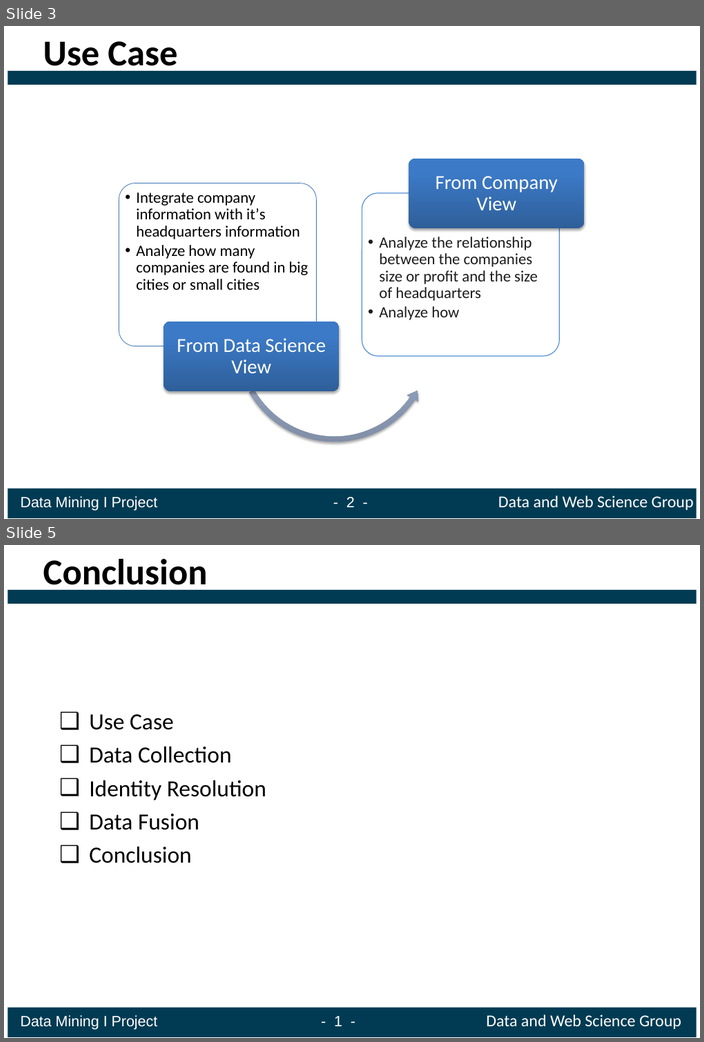
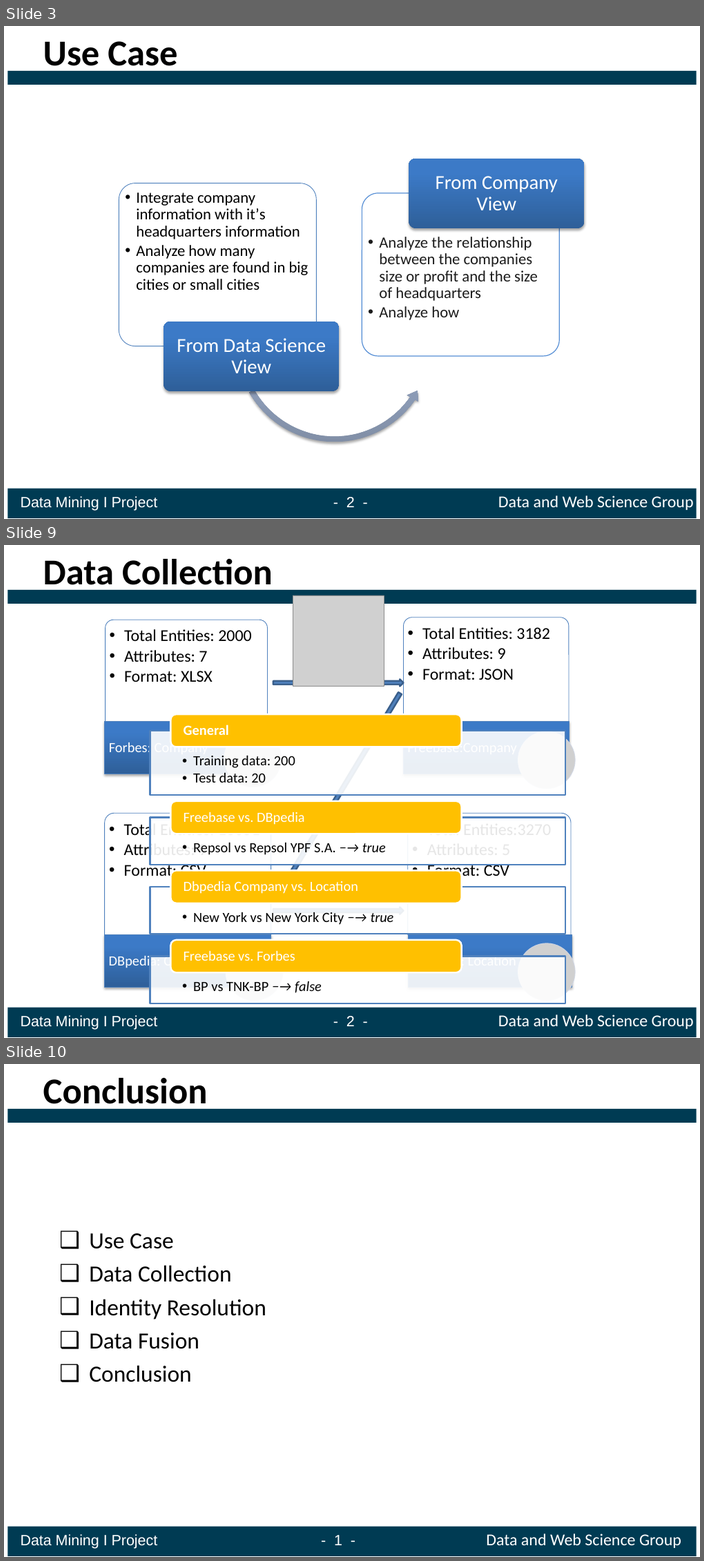
Before and after one commit to ofrendo/WebDataIntegration, a slide deck: presentation/Presentation_template.pptx. Shown one above the other, each under a label of ours: slides 3 and 5 before the commit, slides 3, 9 and 10 after it; the slides between them are not shown. The pictures are 704x1042 and 704x1561 pixels, drawn with LibreOffice and Linux fonts; fonts in the diff are those of the drawing; grey boxes stand for pictures. Boxes give left, top, right and bottom in pixels: in the first picture for what was removed or moved away, otherwise in the second. Text is boxed around its words. In the diff, an @@ line names an element or a change of style, - is before the commit and + after.

```diff
--- a/presentation/Presentation_template.pptx
+++ b/presentation/Presentation_template.pptx
@@ slide 9 added at [4, 545, 700, 1038], background #FFFFFF; not listed: 2 template elements that a slide beside it also shows @@
@@ title added at [43, 559, 272, 593], 44 pt, text #000000, bold @@
+Data Collection
@@ picture added at [292, 595, 383, 686] @@
@@ right arrow added at [273, 679, 404, 686], fill #4F81BD, outline #3A5F8C 2 pt @@
@@ right arrow added at [272, 691, 404, 902], fill #4F81BD, outline #3A5F8C 2 pt @@
@@ right arrow added at [273, 907, 404, 914], fill #4F81BD, outline #3A5F8C 2 pt @@
@@ group added at [150, 714, 565, 1003]: 8 texts, 4 rectangles, 4 rounded rectangles @@
+  •• Training data: 200
+  •• Test data: 20
+General
+  •• Repsol vs Repsol YPF S.A. −→ true
+Freebase vs. DBpedia
+  •• New York vs New York City −→ true
+Dbpedia Company vs. Location
+  •• BP vs TNK-BP −→ false
+Freebase vs. Forbes
@@ group added at [105, 617, 575, 1000]: 8 texts, 4 round same rects, 4 rectangles, 4 pictures @@
+  •• Total Entities: 2000
+  •• Attributes: 7
+  •• Format: XLSX
+Forbes: Company
+  •• Total Entities: 3182
+  •• Attributes: 9
+  •• Format: JSON
+Freebase:Company
+  •• Total Entities: 16051
+  •• Attributes: 9
+  •• Format: CSV
+DBpedia: Company
+  •• Total Entities:3270
+  •• Attributes: 5
+  •• Format: CSV
+DBpedia: Location
@@ text added at [21, 1014, 693, 1029], 20 pt, text #FFFFFF @@
+Data Mining I Project - 2 - Data and Web Science Group
@@ what was slide 5 is now slide 10 @@
```
Also in this commit, not shown: 4 other slides added.
